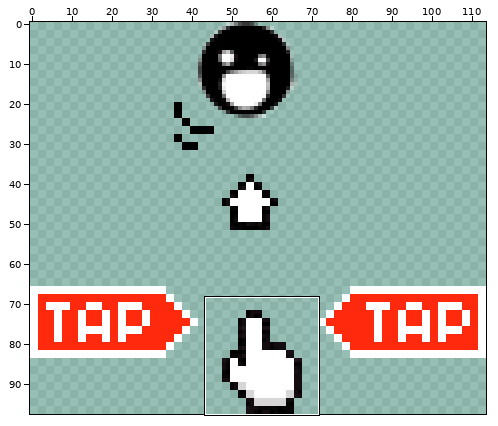
A sprite sheet gets an edit: assets/instructions.png. The first picture is a wide view before the edit; the outline marks the close-up.
Close-up. The starting point:
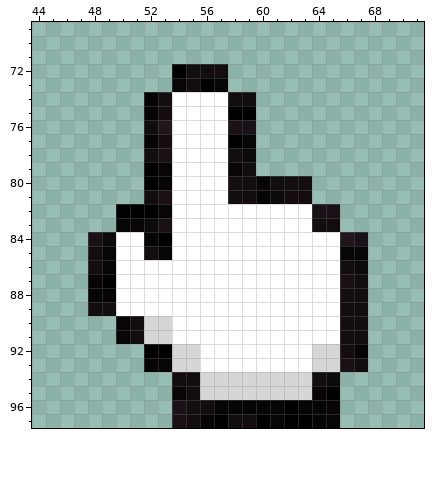
The file is 114x98 pixels. Pixels under 10% opacity are left out. Colours within 5 levels of each other are drawn and written as one. Shown: x 44..71, y 69..97. The commit also changed other parts of the picture, which this record leaves out.
Once edited:
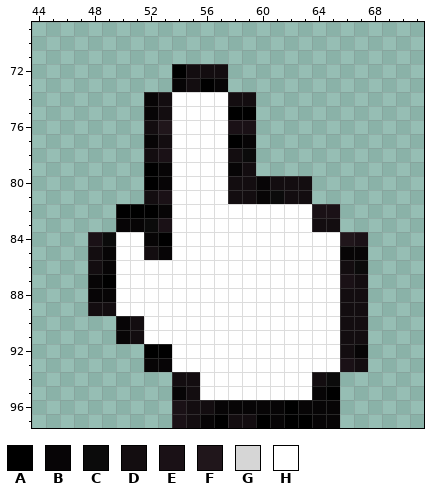
Palette (. is transparent): A #000000  B #070506  C #0b0b0b  D #130d10  E #1a1116  F #20161b  G #d6d6d6  H #ffffff
The exact change:
The edit turns colour G into colour H in rows 90 to 91 at x 52 to 53; in rows 92 to 93 at x 54 to 55 and 64 to 65; in rows 94 to 95 at x 56 to 63.
